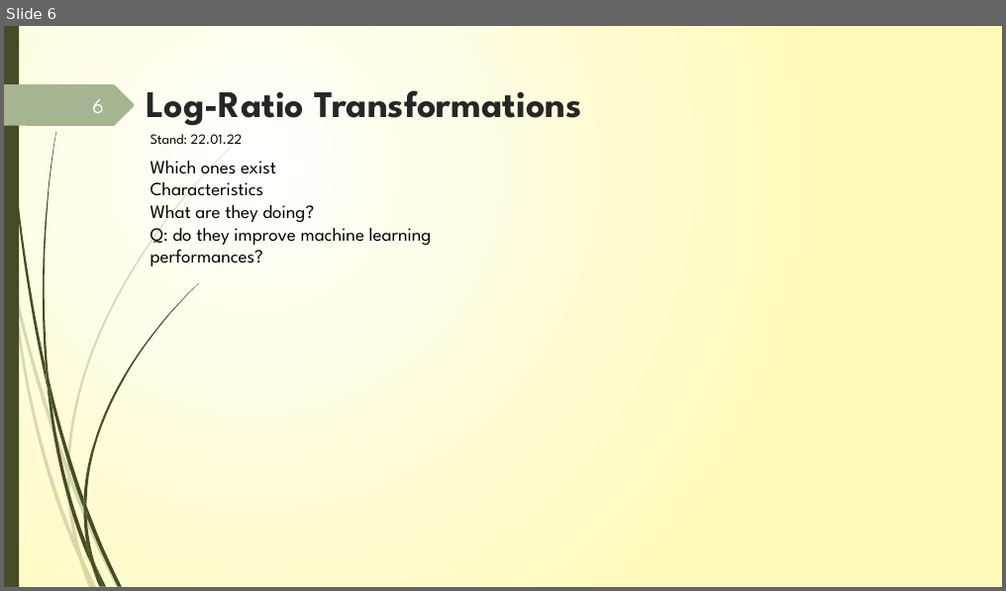
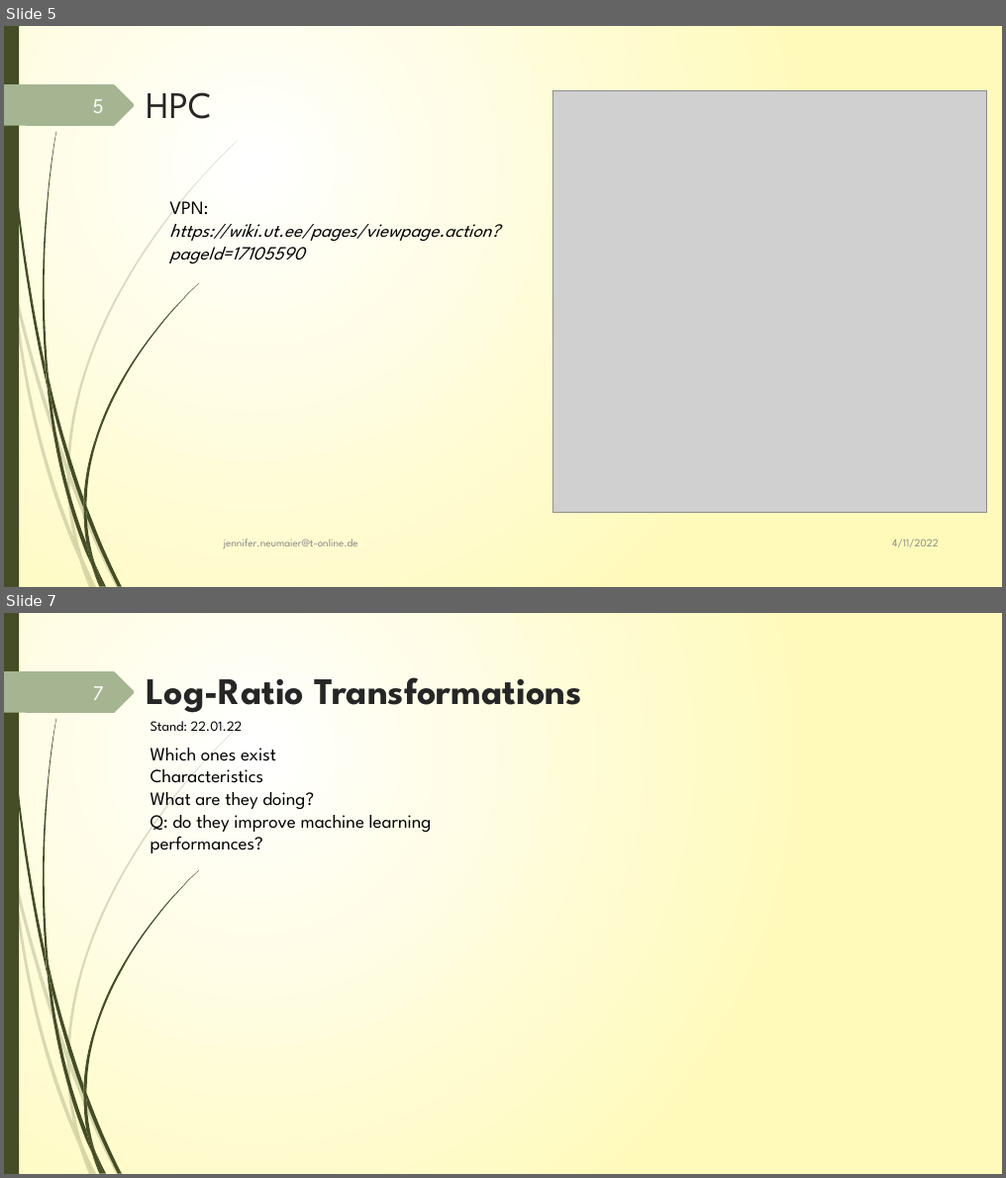
Before and after one commit to JenniferNeumaier/ml_coda, a slide deck: doc/Project_structure_notes.pptx. Shown one above the other, each under a label of ours: slide 6 before the commit, slides 5 and 7 after it; the slides between them are not shown. The pictures are 1006x591 and 1006x1178 pixels, drawn with LibreOffice and Linux fonts; fonts in the diff are those of the drawing; grey boxes stand for pictures. Boxes give left, top, right and bottom in pixels: in the first picture for what was removed or moved away, otherwise in the second. Text is boxed around its words. In the diff, an @@ line names an element or a change of style, - is before the commit and + after.

```diff
--- a/doc/Project_structure_notes.pptx
+++ b/doc/Project_structure_notes.pptx
@@ slide 5 added at (x1=4, y1=26, x2=1002, y2=587), background gradient #FFFFFF to #FFFABB; not listed: 24 template elements that a slide beside it also shows @@
@@ page number added at (x1=93, y1=99, x2=104, y2=113), 20 pt, text #FEFFFF @@
+5
@@ title added at (x1=146, y1=92, x2=212, y2=119), 36 pt, text #262626 @@
+HPC
@@ picture added at (x1=553, y1=90, x2=986, y2=513) @@
@@ text added at (x1=169, y1=201, x2=500, y2=264), 18 pt, text #000000, italic @@
+VPN:
+https://wiki.ut.ee/pages/viewpage.action?pageId=17105590
@@ text added at (x1=224, y1=539, x2=358, y2=549), 10.5 pt, text #8C8C8C @@
+jennifer.neumaier@t-online.de
@@ text added at (x1=892, y1=539, x2=939, y2=548), 10.5 pt, text #8C8C8C @@
+4/11/2022
@@ what was slide 6 is now slide 7 @@
@@ page number at (x1=93, y1=686, x2=104, y2=700): text changed @@
-6
+7
```
Also in this commit, not shown: 15 slides changed, 12 other slides added, 6 other files.
